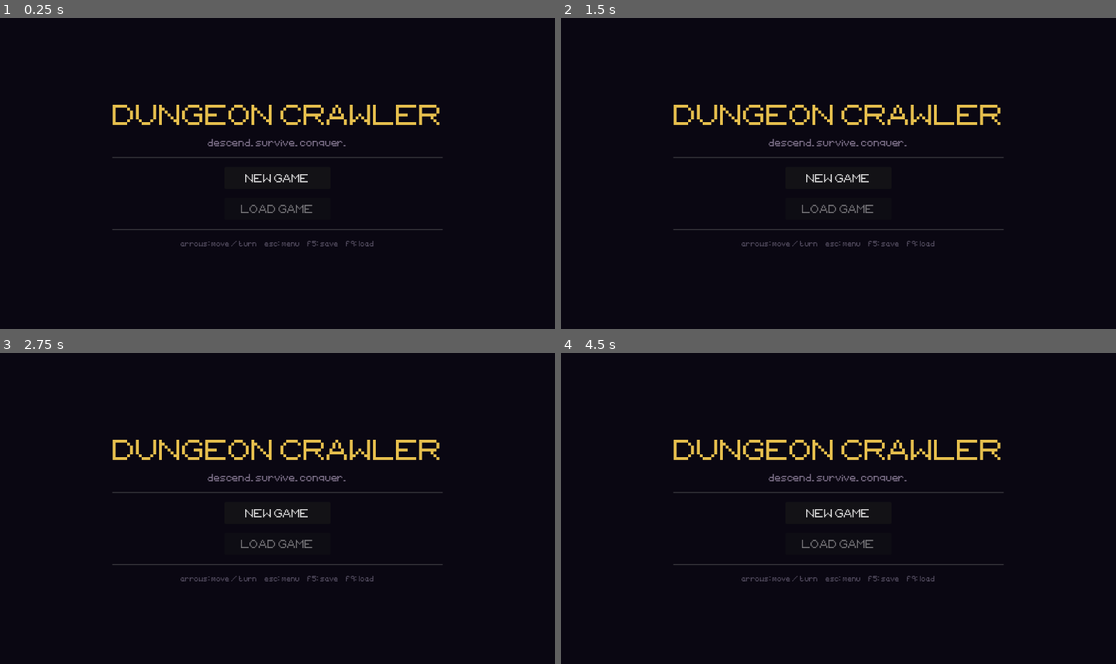
Above: before the commit, frames 1-4 (two rows, left to right).
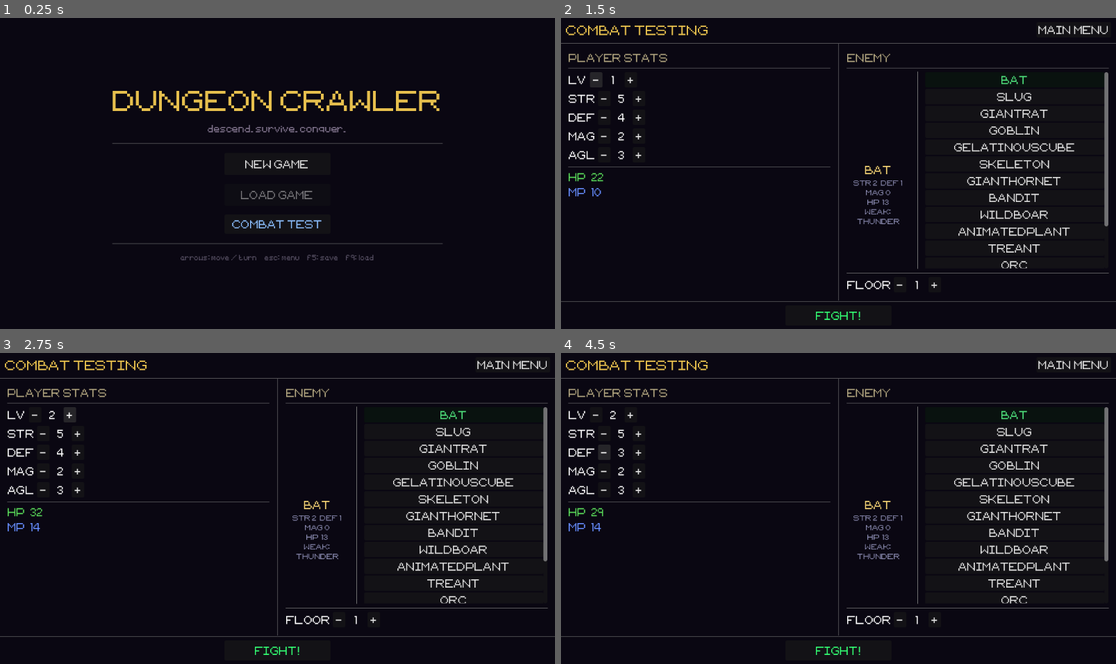
Above: after the commit, the same moments.

Repository: tausiftt5238/four-dragons-deep
Game: Godot game, scene res://scenes/title.tscn
Two runs of this game, one before a commit and one after it. Both use one fixed random seed, a clock stepped at 60 frames per second and the inputs below. The engine's default icon, where the game draws it, is replaced by a stand-in: a white triangle on a blue panel in a dark square.
Inputs (mouse positions are in pixels of both pictures, inside the frame that each line leads up to):
- Up to frame 1 (0.25 s): no input
- Up to frame 2 (1.5 s): click (838, 223) at 0.5 s, where only the run after the commit has a clickable "COMBAT TEST"; click (594, 80) at 1.25 s, where only the run after the commit has a clickable "-"
- Up to frame 3 (2.75 s): click (72, 415) at 2 s, where only the run after the commit has a clickable "+"
- Up to frame 4 (4.5 s): click (605, 433) at 2.75 s, where only the run after the commit has a clickable "-"; click (638, 433) at 3.5 s, where only the run after the commit has a clickable "+"; click (605, 452) at 4.25 s, where only the run after the commit has a clickable "-"

The runs differ from the first frame. In frame 1, 4.8% of the frame differs, in the area x 20-80%, y 23-78%; in frame 2, 8.0%; in frame 3, 8.0%; in frame 4, 8.0%, in the area x 0-100%, y 2-98%.

Commit message:
add combat test screen, recruit talk option, and refactor enemy factory
- Combat Test accessible from title: configure player stats (LV/STR/DEF/
  MAG/AGL) and pick any of the 15 enemies at a chosen floor level, then
  fight using the real CombatScene; result overlay offers Fight Again or
  Main Menu
- Recruit added as a 4th Talk option (MAG-based, harder than Reason);
  button shows disabled with "Recruit (have)" if already recruited
- Enemy factory refactored: shared _build() extracted from make_random();
  new make_from_name(name, floor) lets the combat test (and future code)
  spawn a specific enemy without random pool selection

Diff:
--- /dev/null
+++ b/scenes/combat_test.tscn
@@ -0,0 +1,6 @@
+[gd_scene load_steps=2 format=3]
+
+[ext_resource type="Script" path="res://scripts/ui/combat_test_ui.gd" id="1"]
+
+[node name="CombatTestUI" type="Control"]
+script = ExtResource("1")
--- a/scripts/entities/enemy.gd
+++ b/scripts/entities/enemy.gd
@@ -42,24 +42,34 @@
 
 
 static func make_random(floor_num: int) -> Enemy:
-	var e: Enemy = Enemy.new()
 	var pool: Array[Dictionary] = []
 	for tmpl: Dictionary in TEMPLATES:
 		if floor_num >= tmpl["min_floor"] and (tmpl["max_floor"] == -1 or floor_num <= tmpl["max_floor"]):
 			pool.append(tmpl)
 	if pool.is_empty():
-		pool = TEMPLATES  # fallback: use all if nothing matches
-	var t: Dictionary = pool[randi() % pool.size()]
+		pool = TEMPLATES
+	return _build(pool[randi() % pool.size()], floor_num)
+
+
+static func make_from_name(enemy_name: String, floor_num: int = 1) -> Enemy:
+	for tmpl: Dictionary in TEMPLATES:
+		if tmpl["name"] == enemy_name:
+			return _build(tmpl, floor_num)
+	return make_random(floor_num)
+
+
+static func _build(t: Dictionary, floor_num: int) -> Enemy:
+	var e: Enemy = Enemy.new()
 	var bonus: int = floor_num - 1
-	e.enemy_name  = t["name"]
-	e.lv          = max(1, floor_num + randi() % 2)
-	e.str         = t["str"] + bonus
-	e.def         = t["def"] + bonus
-	e.mag         = t["mag"] + bonus
-	e.agl         = t["agl"]
-	e.exp_to_next = 0  # enemies don't level up
-	e.exp_reward  = t["exp"] * floor_num
-	e.gold_reward   = (t["gold"] + randi() % 5) * floor_num
+	e.enemy_name      = t["name"]
+	e.lv              = max(1, floor_num + randi() % 2)
+	e.str             = t["str"] + bonus
+	e.def             = t["def"] + bonus
+	e.mag             = t["mag"] + bonus
+	e.agl             = t["agl"]
+	e.exp_to_next     = 0
+	e.exp_reward      = t["exp"] * floor_num
+	e.gold_reward     = (t["gold"] + randi() % 5) * floor_num
 	e.status_attack   = t.get("status_attack", "")
 	e.weakness        = t.get("weakness", "")
 	e.negotiable      = t.get("negotiable", true)
--- a/scripts/ui/combat_scene.gd
+++ b/scripts/ui/combat_scene.gd
@@ -470,11 +470,15 @@
 		["Reason",   "Negotiate"],
 		["Bribe",    "Bribe"],
 		["Threaten", "Threaten"],
+		["Recruit",  "Recruit"],
 	]
 	for opt: Array in opts:
 		var btn: Button = Button.new()
 		btn.text                = opt[1] as String
 		btn.custom_minimum_size = Vector2(0, 28)
+		if opt[0] == "Recruit" and enemy.enemy_name in player.recruited:
+			btn.text     = "Recruit (have)"
+			btn.disabled = true
 		btn.pressed.connect(_on_talk.bind(opt[0] as String))
 		_right_list.add_child(btn)
 
@@ -568,6 +572,10 @@
 			if roll < (4 + score):
 				success = true
 				recruit = (roll == 0)
+		"Recruit":
+			var score: int = player.effective_mag() - enemy.talk_difficulty * 3
+			success = randi() % 10 < (3 + score)
+			recruit = success
 
 	if success:
 		var msg: String = "[color=lime]%s backed down.[/color]" % enemy.enemy_name
--- /dev/null
+++ b/scripts/ui/combat_test_ui.gd
@@ -0,0 +1,465 @@
+# CombatTestUI
+# Standalone testing screen: configure player stats, pick an enemy, and fight.
+# Accessible from the title screen. Hosts its own font hook since main.gd
+# is not in the scene tree here.
+class_name CombatTestUI extends Control
+
+const _FONT := preload("res://resources/misc/OldSchoolAdventures-42j9.ttf") as FontFile
+
+var _stats: Dictionary = {lv=1, str=5, def=4, mag=2, agl=3}
+var _floor: int = 1
+var _selected_enemy: String = ""
+
+var _stat_lbls:   Dictionary = {}   # key -> Label showing current value
+var _floor_lbl:   Label
+var _hp_lbl:      Label
+var _mp_lbl:      Label
+var _preview_img: TextureRect
+var _preview_name: Label
+var _preview_info: Label
+var _enemy_btns:  Dictionary = {}   # enemy name -> Button
+
+var _setup_root: Control            # hidden while combat is running
+
+
+func _ready() -> void:
+	get_tree().node_added.connect(_apply_font)
+	tree_exiting.connect(_on_tree_exiting)
+	set_anchors_and_offsets_preset(Control.PRESET_FULL_RECT)
+	_build()
+	_select_enemy(Enemy.TEMPLATES[0]["name"] as String)
+
+
+func _on_tree_exiting() -> void:
+	if get_tree():
+		get_tree().node_added.disconnect(_apply_font)
+
+
+# Mirrors the font hook in main.gd so CombatScene nodes get the right font.
+func _apply_font(node: Node) -> void:
+	if node is RichTextLabel:
+		(node as RichTextLabel).add_theme_font_override("normal_font", _FONT)
+	elif node is Label:
+		(node as Label).add_theme_font_override("font", _FONT)
+		(node as Label).uppercase = true
+	elif node is Button:
+		(node as Button).add_theme_font_override("font", _FONT)
+		(node as Button).text = (node as Button).text.to_upper()
+	elif node is Control:
+		(node as Control).add_theme_font_override("font", _FONT)
+
+
+# ── Layout ────────────────────────────────────────────────────────────────────
+
+func _build() -> void:
+	var bg: ColorRect = ColorRect.new()
+	bg.color = Color(0.04, 0.03, 0.07, 1.0)
+	bg.set_anchors_and_offsets_preset(Control.PRESET_FULL_RECT)
+	add_child(bg)
+
+	_setup_root = VBoxContainer.new()
+	_setup_root.set_anchors_and_offsets_preset(Control.PRESET_FULL_RECT)
+	(_setup_root as VBoxContainer).add_theme_constant_override("separation", 0)
+	add_child(_setup_root)
+
+	_build_top_bar()
+
+	(_setup_root as VBoxContainer).add_child(HSeparator.new())
+
+	var content: HBoxContainer = HBoxContainer.new()
+	content.size_flags_vertical = Control.SIZE_EXPAND_FILL
+	content.add_theme_constant_override("separation", 0)
+	(_setup_root as VBoxContainer).add_child(content)
+
+	_build_player_panel(content)
+	content.add_child(VSeparator.new())
+	_build_enemy_panel(content)
+
+	(_setup_root as VBoxContainer).add_child(HSeparator.new())
+	_build_fight_row()
+
+
+func _build_top_bar() -> void:
+	var m: MarginContainer = MarginContainer.new()
+	for s: String in ["margin_left", "margin_right", "margin_top", "margin_bottom"]:
+		m.add_theme_constant_override(s, 10)
+	(_setup_root as VBoxContainer).add_child(m)
+
+	var bar: HBoxContainer = HBoxContainer.new()
+	m.add_child(bar)
+
+	var title: Label = Label.new()
+	title.text = "COMBAT TESTING"
+	title.size_flags_horizontal = Control.SIZE_EXPAND_FILL
+	title.add_theme_color_override("font_color", Color(0.90, 0.75, 0.30))
+	title.add_theme_font_size_override("font_size", 20)
+	bar.add_child(title)
+
+	var back: Button = Button.new()
+	back.text = "Main Menu"
+	back.custom_minimum_size = Vector2(130, 32)
+	back.size_flags_vertical = Control.SIZE_SHRINK_CENTER
+	back.pressed.connect(func(): get_tree().change_scene_to_file("res://scenes/title.tscn"))
+	bar.add_child(back)
+
+
+func _build_player_panel(parent: HBoxContainer) -> void:
+	var m: MarginContainer = MarginContainer.new()
+	m.size_flags_horizontal = Control.SIZE_EXPAND_FILL
+	for s: String in ["margin_left", "margin_right", "margin_top", "margin_bottom"]:
+		m.add_theme_constant_override(s, 16)
+	parent.add_child(m)
+
+	var vbox: VBoxContainer = VBoxContainer.new()
+	vbox.add_theme_constant_override("separation", 7)
+	m.add_child(vbox)
+
+	var hdr: Label = Label.new()
+	hdr.text = "PLAYER STATS"
+	hdr.add_theme_color_override("font_color", Color(0.70, 0.65, 0.50))
+	vbox.add_child(hdr)
+	vbox.add_child(HSeparator.new())
+
+	for row: Array in [["lv", 1, 20], ["str", 1, 30], ["def", 1, 30], ["mag", 1, 30], ["agl", 1, 30]]:
+		vbox.add_child(_make_stat_spinner(row[0] as String, int(row[1]), int(row[2])))
+
+	vbox.add_child(HSeparator.new())
+
+	_hp_lbl = Label.new()
+	_hp_lbl.add_theme_color_override("font_color", Color(0.35, 0.85, 0.35))
+	vbox.add_child(_hp_lbl)
+
+	_mp_lbl = Label.new()
+	_mp_lbl.add_theme_color_override("font_color", Color(0.40, 0.55, 1.0))
+	vbox.add_child(_mp_lbl)
+
+	_refresh_derived()
+
+
+func _build_enemy_panel(parent: HBoxContainer) -> void:
+	var m: MarginContainer = MarginContainer.new()
+	m.size_flags_horizontal = Control.SIZE_EXPAND_FILL
+	for s: String in ["margin_left", "margin_right", "margin_top", "margin_bottom"]:
+		m.add_theme_constant_override(s, 16)
+	parent.add_child(m)
+
+	var vbox: VBoxContainer = VBoxContainer.new()
+	vbox.add_theme_constant_override("separation", 7)
+	m.add_child(vbox)
+
+	var hdr: Label = Label.new()
+	hdr.text = "ENEMY"
+	hdr.add_theme_color_override("font_color", Color(0.70, 0.65, 0.50))
+	vbox.add_child(hdr)
+	vbox.add_child(HSeparator.new())
+
+	# Preview column + scrollable list side by side
+	var mid: HBoxContainer = HBoxContainer.new()
+	mid.size_flags_vertical = Control.SIZE_EXPAND_FILL
+	mid.add_theme_constant_override("separation", 14)
+	vbox.add_child(mid)
+
+	_build_enemy_preview(mid)
+	mid.add_child(VSeparator.new())
+	_build_enemy_list(mid)
+
+	vbox.add_child(HSeparator.new())
+	vbox.add_child(_make_floor_spinner())
+
+
+func _build_enemy_preview(parent: HBoxContainer) -> void:
+	var col: VBoxContainer = VBoxContainer.new()
+	col.custom_minimum_size = Vector2(130, 0)
+	col.add_theme_constant_override("separation", 6)
+	col.size_flags_vertical = Control.SIZE_SHRINK_CENTER
+	parent.add_child(col)
+
+	_preview_img = TextureRect.new()
+	_preview_img.stretch_mode        = TextureRect.STRETCH_KEEP_ASPECT_CENTERED
+	_preview_img.custom_minimum_size = Vector2(96, 96)
+	_preview_img.size_flags_horizontal = Control.SIZE_SHRINK_CENTER
+	_preview_img.texture_filter      = CanvasItem.TEXTURE_FILTER_NEAREST
+	col.add_child(_preview_img)
+
+	_preview_name = Label.new()
+	_preview_name.horizontal_alignment = HORIZONTAL_ALIGNMENT_CENTER
+	_preview_name.add_theme_color_override("font_color", Color(0.95, 0.82, 0.45))
+	col.add_child(_preview_name)
+
+	_preview_info = Label.new()
+	_preview_info.horizontal_alignment = HORIZONTAL_ALIGNMENT_CENTER
+	_preview_info.add_theme_color_override("font_color", Color(0.55, 0.55, 0.70))
+	_preview_info.add_theme_font_size_override("font_size", 11)
+	_preview_info.autowrap_mode = TextServer.AUTOWRAP_WORD_SMART
+	col.add_child(_preview_info)
+
+
+func _build_enemy_list(parent: HBoxContainer) -> void:
+	var scroll: ScrollContainer = ScrollContainer.new()
+	scroll.size_flags_vertical = Control.SIZE_EXPAND_FILL
+	scroll.size_flags_horizontal = Control.SIZE_EXPAND_FILL
+	scroll.horizontal_scroll_mode = ScrollContainer.SCROLL_MODE_DISABLED
+	parent.add_child(scroll)
+
+	var list: VBoxContainer = VBoxContainer.new()
+	list.add_theme_constant_override("separation", 3)
+	list.size_flags_horizontal = Control.SIZE_EXPAND_FILL
+	scroll.add_child(list)
+
+	for tmpl: Dictionary in Enemy.TEMPLATES:
+		var ename: String = tmpl["name"] as String
+		var btn: Button = Button.new()
+		btn.text = ename
+		btn.custom_minimum_size = Vector2(0, 28)
+		btn.size_flags_horizontal = Control.SIZE_EXPAND_FILL
+		btn.pressed.connect(_select_enemy.bind(ename))
+		list.add_child(btn)
+		_enemy_btns[ename] = btn
+
+
+func _build_fight_row() -> void:
+	var row: HBoxContainer = HBoxContainer.new()
+	row.alignment = BoxContainer.ALIGNMENT_CENTER
+	row.custom_minimum_size = Vector2(0, 56)
+	(_setup_root as VBoxContainer).add_child(row)
+
+	var btn: Button = Button.new()
+	btn.text = "FIGHT!"
+	btn.custom_minimum_size = Vector2(220, 42)
+	btn.size_flags_vertical = Control.SIZE_SHRINK_CENTER
+	btn.add_theme_color_override("font_color", Color(0.20, 1.0, 0.45))
+	btn.pressed.connect(_on_fight)
+	row.add_child(btn)
+
+
+# ── Spinners ──────────────────────────────────────────────────────────────────
+
+func _make_stat_spinner(key: String, min_val: int, max_val: int) -> HBoxContainer:
+	var row: HBoxContainer = HBoxContainer.new()
+	row.add_theme_constant_override("separation", 6)
+
+	var lbl: Label = Label.new()
+	lbl.text = key.to_upper()
+	lbl.custom_minimum_size = Vector2(38, 0)
+	lbl.size_flags_vertical = Control.SIZE_SHRINK_CENTER
+	row.add_child(lbl)
+
+	var minus: Button = Button.new()
+	minus.text = "-"
+	minus.custom_minimum_size = Vector2(26, 26)
+	minus.pressed.connect(func():
+		_stats[key] = max(min_val, _stats[key] - 1)
+		_refresh_derived()
+	)
+	row.add_child(minus)
+
+	var val_lbl: Label = Label.new()
+	val_lbl.text = str(_stats[key])
+	val_lbl.custom_minimum_size = Vector2(34, 0)
+	val_lbl.horizontal_alignment = HORIZONTAL_ALIGNMENT_CENTER
+	val_lbl.size_flags_vertical = Control.SIZE_SHRINK_CENTER
+	row.add_child(val_lbl)
+	_stat_lbls[key] = val_lbl
+
+	var plus: Button = Button.new()
+	plus.text = "+"
+	plus.custom_minimum_size = Vector2(26, 26)
+	plus.pressed.connect(func():
+		_stats[key] = min(max_val, _stats[key] + 1)
+		_refresh_derived()
+	)
+	row.add_child(plus)
+
+	return row
+
+
+func _make_floor_spinner() -> HBoxContainer:
+	var row: HBoxContainer = HBoxContainer.new()
+	row.add_theme_constant_override("separation", 6)
+
+	var lbl: Label = Label.new()
+	lbl.text = "FLOOR"
+	lbl.custom_minimum_size = Vector2(44, 0)
+	lbl.size_flags_vertical = Control.SIZE_SHRINK_CENTER
+	row.add_child(lbl)
+
+	var minus: Button = Button.new()
+	minus.text = "-"
+	minus.custom_minimum_size = Vector2(26, 26)
+	minus.pressed.connect(func():
+		_floor = max(1, _floor - 1)
+		_floor_lbl.text = str(_floor)
+		_update_enemy_preview()
+	)
+	row.add_child(minus)
+
+	_floor_lbl = Label.new()
+	_floor_lbl.text = str(_floor)
+	_floor_lbl.custom_minimum_size = Vector2(34, 0)
+	_floor_lbl.horizontal_alignment = HORIZONTAL_ALIGNMENT_CENTER
+	_floor_lbl.size_flags_vertical = Control.SIZE_SHRINK_CENTER
+	row.add_child(_floor_lbl)
+
+	var plus: Button = Button.new()
+	plus.text = "+"
+	plus.custom_minimum_size = Vector2(26, 26)
+	plus.pressed.connect(func():
+		_floor = min(10, _floor + 1)
+		_floor_lbl.text = str(_floor)
+		_update_enemy_preview()
+	)
+	row.add_child(plus)
+
+	return row
+
+
+# ── State updates ─────────────────────────────────────────────────────────────
+
+func _refresh_derived() -> void:
+	for key: String in _stat_lbls:
+		(_stat_lbls[key] as Label).text = str(_stats[key])
+	var hp: int = _stats["lv"] * 10 + _stats["def"] * 3
+	var mp: int = _stats["lv"] * 4  + _stats["mag"] * 3
+	_hp_lbl.text = "HP  %d" % hp
+	_mp_lbl.text = "MP  %d" % mp
+
+
+func _select_enemy(ename: String) -> void:
+	# Deselect previous
+	if _enemy_btns.has(_selected_enemy):
+		(_enemy_btns[_selected_enemy] as Button).modulate = Color(1, 1, 1)
+	_selected_enemy = ename
+	if _enemy_btns.has(ename):
+		(_enemy_btns[ename] as Button).modulate = Color(0.35, 1.0, 0.55)
+	_update_enemy_preview()
+
+
+func _update_enemy_preview() -> void:
+	var tmpl: Dictionary = {}
+	for t: Dictionary in Enemy.TEMPLATES:
+		if t["name"] == _selected_enemy:
+			tmpl = t
+			break
+	if tmpl.is_empty():
+		return
+
+	var sprite: String = tmpl.get("sprite", "")
+	if sprite != "":
+		_preview_img.texture = load(sprite) as Texture2D
+	else:
+		_preview_img.texture = load("res://icon.svg") as Texture2D
+
+	_preview_name.text = tmpl["name"] as String
+
+	var bonus: int = _floor - 1
+	var lines: Array[String] = []
+	lines.append("STR %d  DEF %d  MAG %d" % [
+		int(tmpl["str"]) + bonus, int(tmpl["def"]) + bonus, int(tmpl["mag"]) + bonus])
+	lines.append("HP  %d" % ((_floor) * 10 + (int(tmpl["def"]) + bonus) * 3))
+	var w: String = tmpl.get("weakness", "") as String
+	if w != "":
+		lines.append("Weak: %s" % w.capitalize())
+	var ae: String = tmpl.get("attack_element", "") as String
+	if ae != "":
+		lines.append("Atk: %s" % ae.capitalize())
+	_preview_info.text = "\n".join(lines)
+
+
+# ── Fight ─────────────────────────────────────────────────────────────────────
+
+func _on_fight() -> void:
+	if _selected_enemy.is_empty():
+		return
+
+	var test_player: PlayerCharacter = PlayerCharacter.new()
+	add_child(test_player)
+	# Override with configured stats; strip equipment so base stats are pure
+	test_player.lv              = _stats["lv"]
+	test_player.str             = _stats["str"]
+	test_player.def             = _stats["def"]
+	test_player.mag             = _stats["mag"]
+	test_player.agl             = _stats["agl"]
+	test_player.equipped_weapon = {}
+	test_player.equipped_armor  = {}
+	test_player.compute_max_hp()
+	test_player.compute_max_mp()
+
+	var foe: Enemy = Enemy.make_from_name(_selected_enemy, _floor)
+	add_child(foe)
+
+	var packed: PackedScene = load("res://scenes/combat.tscn") as PackedScene
+	var scene: CombatScene  = packed.instantiate() as CombatScene
+	scene.player = test_player
+	scene.enemy  = foe
+	scene.combat_ended.connect(func(result: String) -> void:
+		foe.queue_free()
+		test_player.queue_free()
+		_show_result(result)
+	)
+
+	_setup_root.hide()
+	add_child(scene)
+
+
+func _show_result(result: String) -> void:
+	var overlay: Control = Control.new()
+	overlay.set_anchors_and_offsets_preset(Control.PRESET_FULL_RECT)
+	add_child(overlay)
+
+	var bg: ColorRect = ColorRect.new()
+	bg.color = Color(0.03, 0.03, 0.06, 0.96)
+	bg.set_anchors_and_offsets_preset(Control.PRESET_FULL_RECT)
+	overlay.add_child(bg)
+
+	var center: CenterContainer = CenterContainer.new()
+	center.set_anchors_and_offsets_preset(Control.PRESET_FULL_RECT)
+	overlay.add_child(center)
+
+	var vbox: VBoxContainer = VBoxContainer.new()
+	vbox.alignment = BoxContainer.ALIGNMENT_CENTER
+	vbox.add_theme_constant_override("separation", 20)
+	center.add_child(vbox)
+
+	var msg_map: Dictionary = {
+		win="VICTORY!", lose="DEFEATED...", flee="ESCAPED!", talk="NEGOTIATED!"
+	}
+	var color_map: Dictionary = {
+		win=Color(0.30, 1.0, 0.45), lose=Color(0.90, 0.20, 0.20),
+		flee=Color(0.95, 0.82, 0.30), talk=Color(0.50, 0.90, 0.70)
+	}
+
+	var res_lbl: Label = Label.new()
+	res_lbl.text = msg_map.get(result, result.to_upper()) as String
+	res_lbl.horizontal_alignment = HORIZONTAL_ALIGNMENT_CENTER
+	res_lbl.add_theme_color_override("font_color",
+		color_map.get(result, Color.WHITE) as Color)
+	res_lbl.add_theme_font_size_override("font_size", 34)
+	vbox.add_child(res_lbl)
+
+	var sub: Label = Label.new()
+	sub.text = "%s  (floor %d)" % [_selected_enemy, _floor]
+	sub.horizontal_alignment = HORIZONTAL_ALIGNMENT_CENTER
+	sub.add_theme_color_override("font_color", Color(0.55, 0.55, 0.65))
+	vbox.add_child(sub)
+
+	var btn_row: HBoxContainer = HBoxContainer.new()
+	btn_row.alignment = BoxContainer.ALIGNMENT_CENTER
+	btn_row.add_theme_constant_override("separation", 16)
+	vbox.add_child(btn_row)
+
+	var again_btn: Button = Button.new()
+	again_btn.text = "Fight Again"
+	again_btn.custom_minimum_size = Vector2(150, 38)
+	again_btn.pressed.connect(func() -> void:
+		overlay.queue_free()
+		_setup_root.show()
+	)
+	btn_row.add_child(again_btn)
+
+	var menu_btn: Button = Button.new()
+	menu_btn.text = "Main Menu"
+	menu_btn.custom_minimum_size = Vector2(150, 38)
+	menu_btn.pressed.connect(func() -> void:
+		get_tree().change_scene_to_file("res://scenes/title.tscn")
+	)
+	btn_row.add_child(menu_btn)
--- a/scripts/ui/title_screen.gd
+++ b/scripts/ui/title_screen.gd
@@ -51,6 +51,11 @@
 	load_btn.pressed.connect(_on_load_game)
 	vbox.add_child(load_btn)
 
+	var test_btn: Button = _make_btn("COMBAT TEST", Vector2(220, 40))
+	test_btn.add_theme_color_override("font_color", Color(0.55, 0.75, 1.0))
+	test_btn.pressed.connect(func(): get_tree().change_scene_to_file("res://scenes/combat_test.tscn"))
+	vbox.add_child(test_btn)
+
 	vbox.add_child(HSeparator.new())
 
 	var hint: Label = _make_lbl("arrows: move / turn     esc: menu     f5: save     f9: load", 11, Color(0.35, 0.32, 0.40))
Not shown, added: scripts/ui/combat_test_ui.gd.uid
